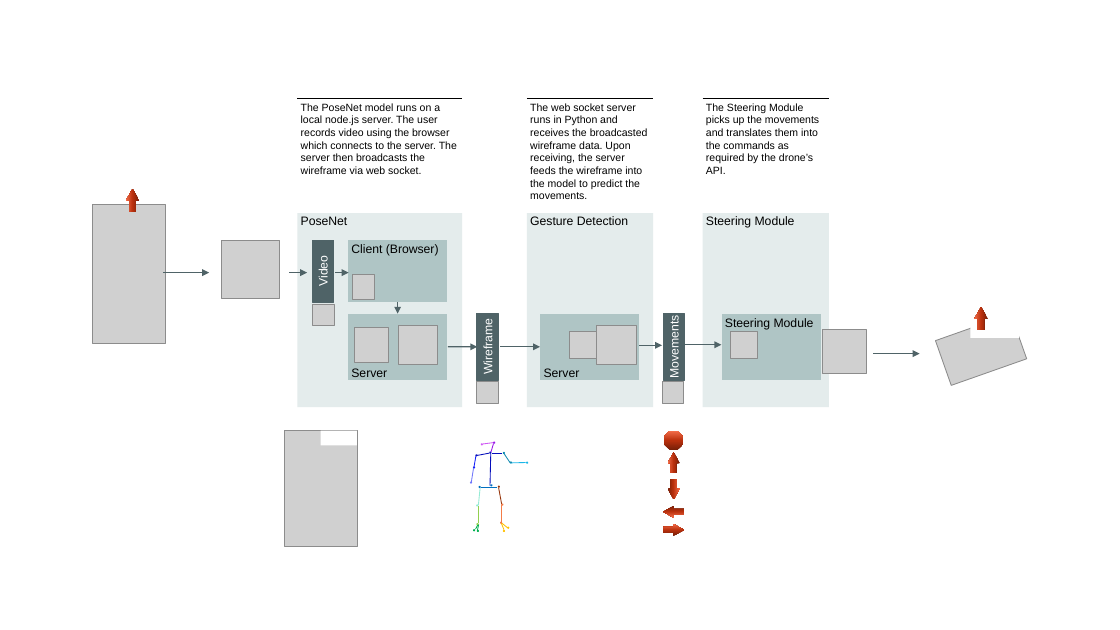
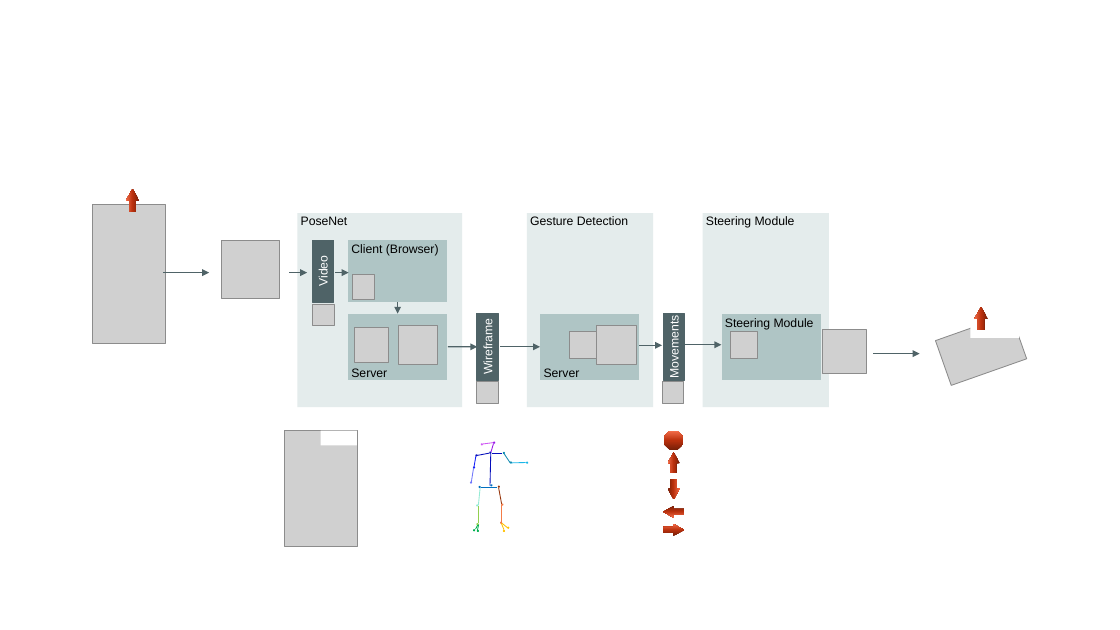
Before and after one commit to chriswegmann/drone_steering, a slide deck: slide 3 of flying_drones_with_gestures.pptx. Drawn at 1120x630 pixels with LibreOffice and Linux fonts; fonts in the diff are those of the drawing; grey boxes stand for pictures; background and template pictures are left out. Boxes give left, top, right and bottom in pixels: in the first picture for what was removed or moved away, otherwise in the second. Text is boxed around its words. In the diff, an @@ line names an element or a change of style, - is before the commit and + after.

```diff
--- a/flying_drones_with_gestures.pptx
+++ b/flying_drones_with_gestures.pptx
@@ line removed from (297, 98) to (462, 98) @@
@@ text removed at (x1=301, y1=103, x2=457, y2=174) @@
-The PoseNet model runs on a local node.js server. The user records video using the browser which connects to the server. The server then broadcasts the wireframe via web socket.
@@ line removed from (527, 98) to (654, 98) @@
@@ text removed at (x1=530, y1=103, x2=648, y2=199) @@
-The web socket server runs in Python and receives the broadcasted wireframe data. Upon receiving, the server feeds the wireframe into the model to predict the movements.
@@ line removed from (703, 98) to (829, 98) @@
@@ text removed at (x1=706, y1=103, x2=819, y2=174) @@
-The Steering Module picks up the movements and translates them into the commands as required by the drone’s API.
```
Also in this commit, not shown: 1 other slide changed, 6 other files.
